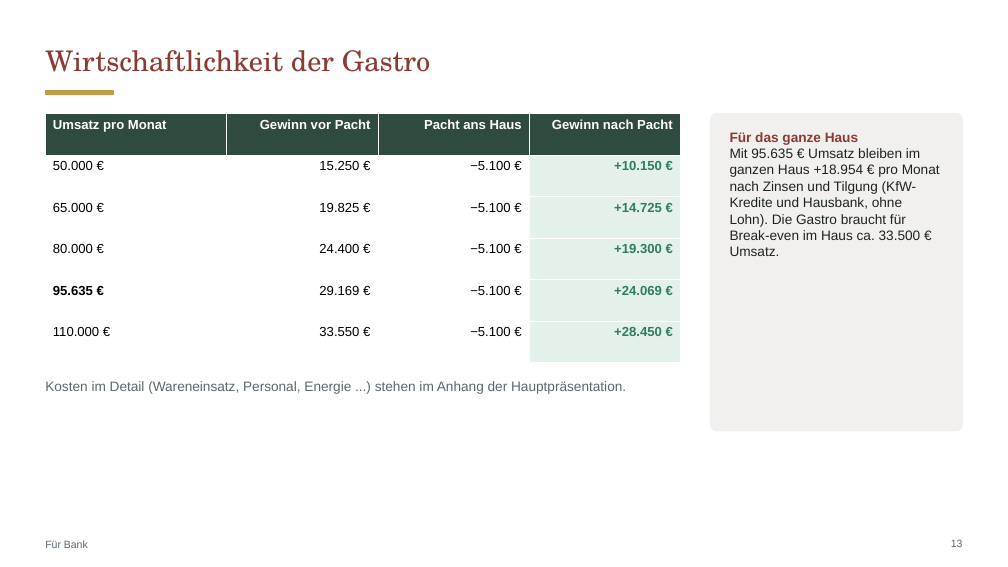
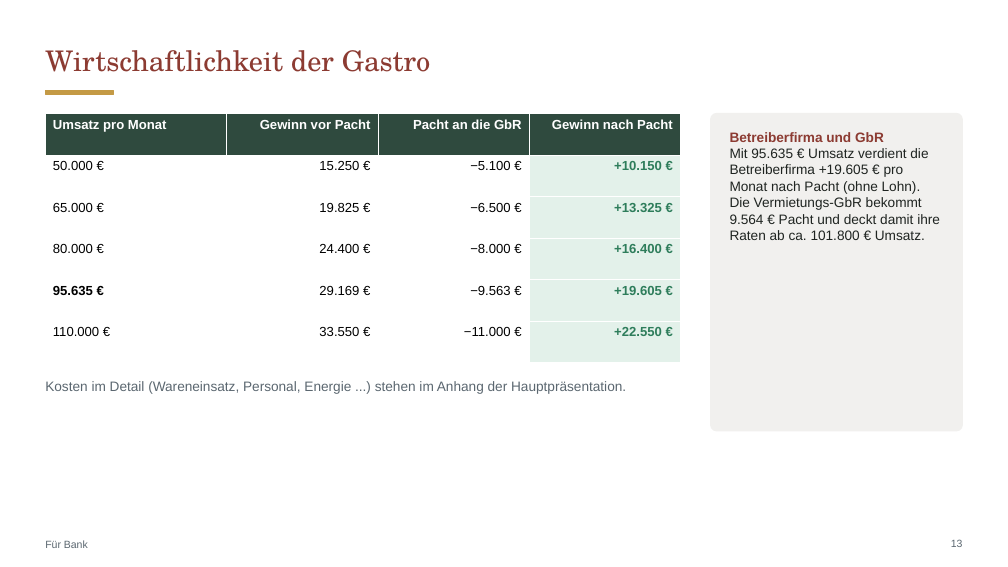
Before and after one commit to CartoonUsername/bau-projekt, a slide deck: slide 13 of praesentation/Neue-Mitte-Werlte_Baufeld3_Gastro-Konzept.pptx. Drawn at 1008x567 pixels with LibreOffice and Linux fonts; fonts in the diff are those of the drawing. Boxes give left, top, right and bottom in pixels: in the first picture for what was removed or moved away, otherwise in the second. Text is boxed around its words. In the diff, an @@ line names an element or a change of style, - is before the commit and + after.

```diff
--- a/praesentation/Neue-Mitte-Werlte_Baufeld3_Gastro-Konzept.pptx
+++ b/praesentation/Neue-Mitte-Werlte_Baufeld3_Gastro-Konzept.pptx
@@ table at [45, 113, 681, 340] @@
-row 1, column 3: Pacht ans Haus
+row 1, column 3: Pacht an die GbR
-row 3, column 3: −5.100 €
+row 3, column 3: −6.500 €
-row 3, column 4: +14.725 €
+row 3, column 4: +13.325 €
-row 4, column 3: −5.100 €
+row 4, column 3: −8.000 €
-row 4, column 4: +19.300 €
+row 4, column 4: +16.400 €
-row 5, column 3: −5.100 €
+row 5, column 3: −9.563 €
-row 5, column 4: +24.069 €
+row 5, column 4: +19.605 €
-row 6, column 3: −5.100 €
+row 6, column 3: −11.000 €
-row 6, column 4: +28.450 €
+row 6, column 4: +22.550 €
@@ text at [730, 132, 940, 240]: text changed @@
-Für das ganze Haus
-Mit 95.635 € Umsatz bleiben im ganzen Haus +18.954 € pro Monat nach Zinsen und Tilgung (KfW-Kredite und Hausbank, ohne Lohn). Die Gastro braucht für Break-even im Haus ca. 33.500 € Umsatz.
+Betreiberfirma und GbR
+Mit 95.635 € Umsatz verdient die Betreiberfirma +19.605 € pro Monat nach Pacht (ohne Lohn). Die Vermietungs-GbR bekommt 9.564 € Pacht und deckt damit ihre Raten ab ca. 101.800 € Umsatz.
```
Also in this commit, not shown: 1 other slide changed, 24 other files.
